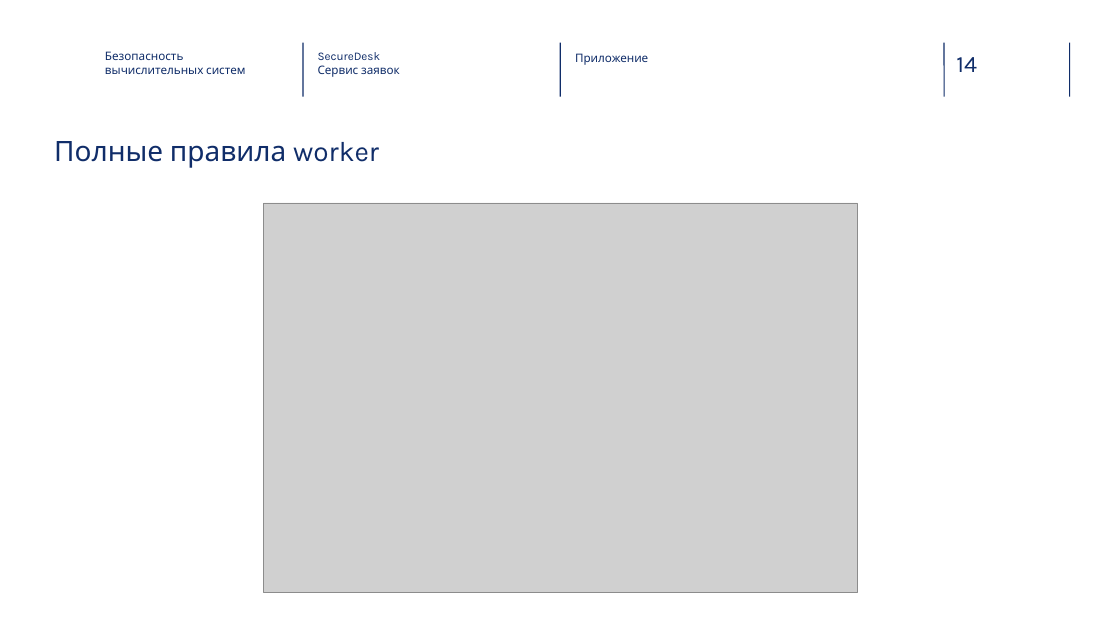
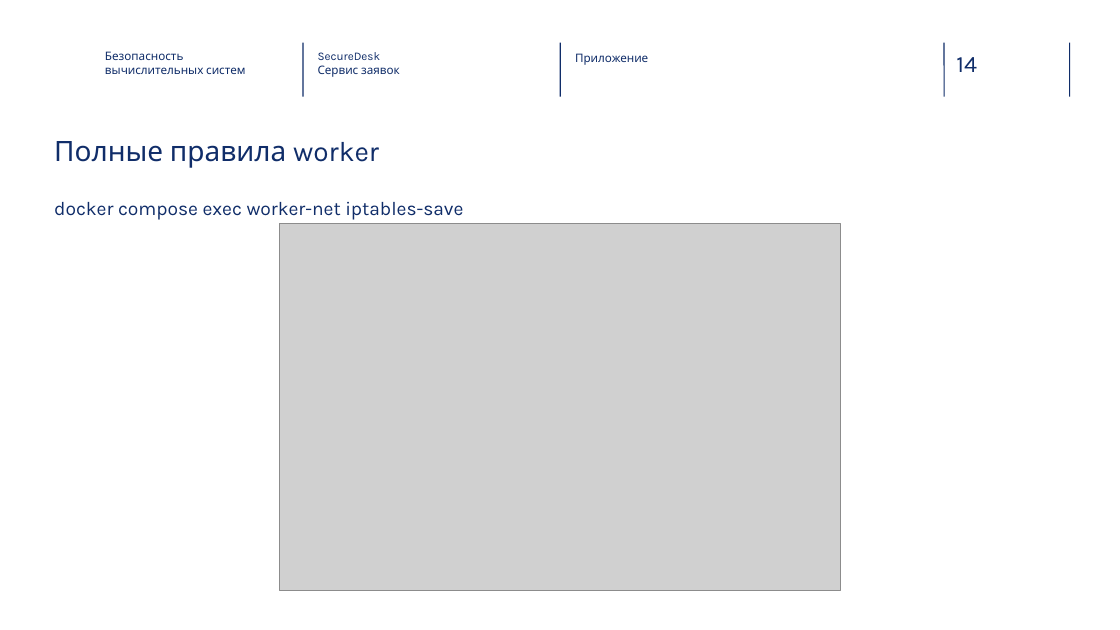
Before and after one commit to alalzhukof/vk-task, a slide deck: slide 14 of SecureDesk-HSE-v2.pptx. Drawn at 1120x630 pixels with LibreOffice and Linux fonts; fonts in the diff are those of the drawing; grey boxes stand for pictures; background and template pictures are left out. Boxes give left, top, right and bottom in pixels: in the first picture for what was removed or moved away, otherwise in the second. Text is boxed around its words. In the diff, an @@ line names an element or a change of style, - is before the commit and + after.

```diff
--- a/SecureDesk-HSE-v2.pptx
+++ b/SecureDesk-HSE-v2.pptx
@@ text added at (54, 202, 463, 220), 16.5 pt, text #102D69 @@
+docker compose exec worker-net iptables-save
@@ picture: place and size @@
-picture at (264, 203, 858, 593)
+picture at (280, 223, 840, 592)
```
Also in this commit, not shown: 9 other slides changed, 2 slides added.
